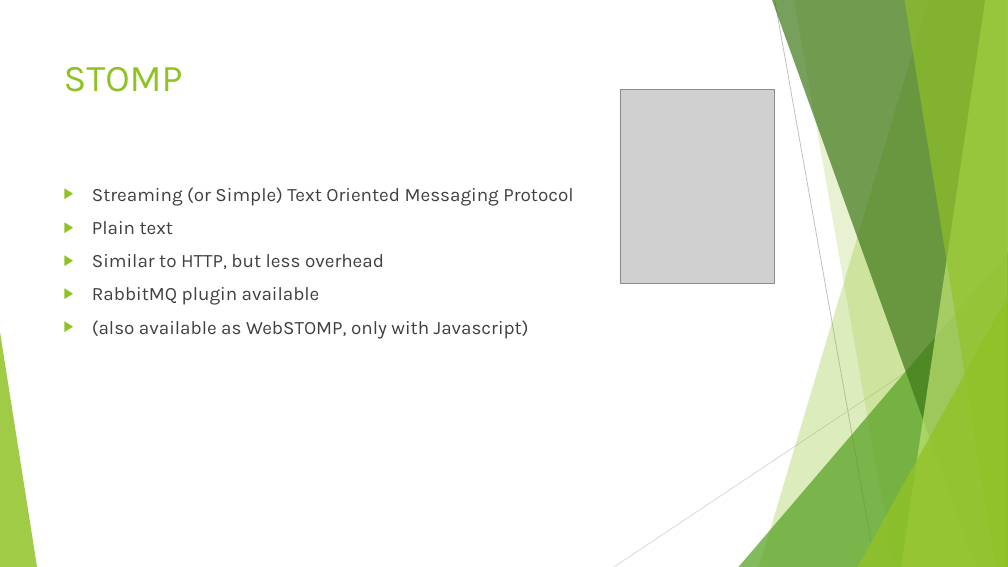
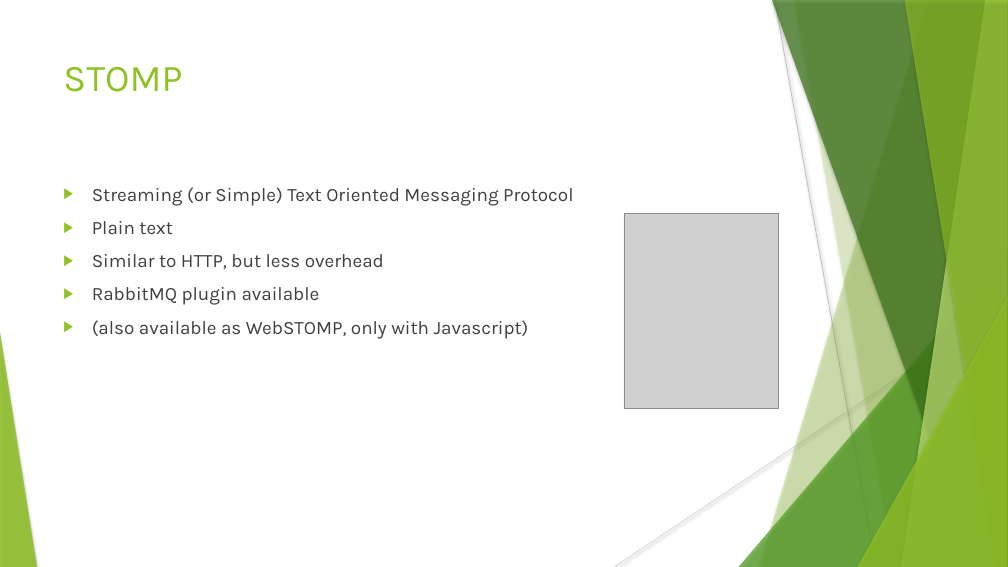
Before and after one commit to simonfink/ma, a slide deck: slide 8 of IoT_Protocols.pptx. Drawn at 1008x567 pixels with LibreOffice and Linux fonts; fonts in the diff are those of the drawing; grey boxes stand for pictures. Boxes give left, top, right and bottom in pixels: in the first picture for what was removed or moved away, otherwise in the second. Text is boxed around its words. In the diff, an @@ line names an element or a change of style, - is before the commit and + after.

```diff
--- a/IoT_Protocols.pptx
+++ b/IoT_Protocols.pptx
@@ line (775, 0) - (876, 567): stroke #BFBFBF 0.75 pt to #BFBFBF 0.74 pt @@
@@ freeform shape at <box>794,0,1008,567</box>: shadow on; outline redrawn @@
@@ text "Streaming (or Simple) Text Oriented ..." at <box>92,187,573,339</box>: indent changed @@
@@ picture: place and size @@
-picture at <box>620,89,775,284</box>
+picture at <box>624,214,779,408</box>
@@ shadow on in 6 elements at <box>759,0,1008,567</box>, <box>739,252,1008,567</box>, <box>772,0,1008,567</box>, <box>901,0,1008,567</box>, <box>904,0,1008,567</box>, <box>858,297,1008,567</box> @@
@@ line (1008, 305) - (614, 567): stroke #D9D9D9 0.75 pt to #D9D9D9 0.74 pt @@
```
Also in this commit, not shown: 11 other slides changed, 10 other files.
